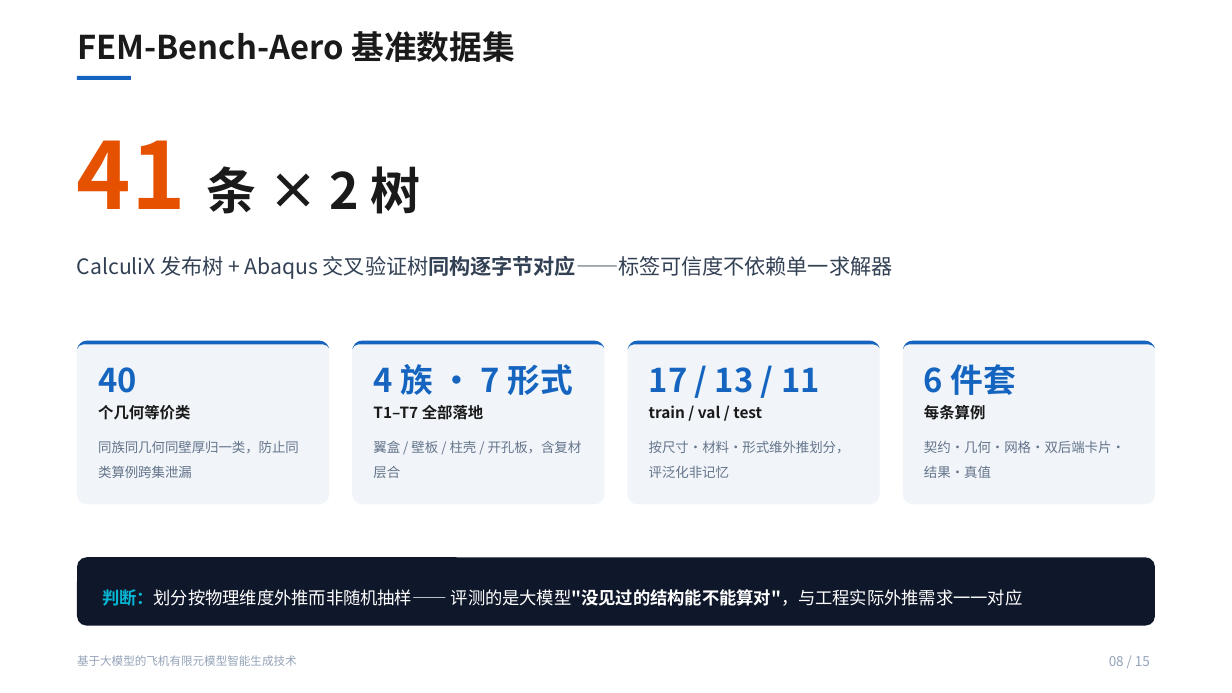
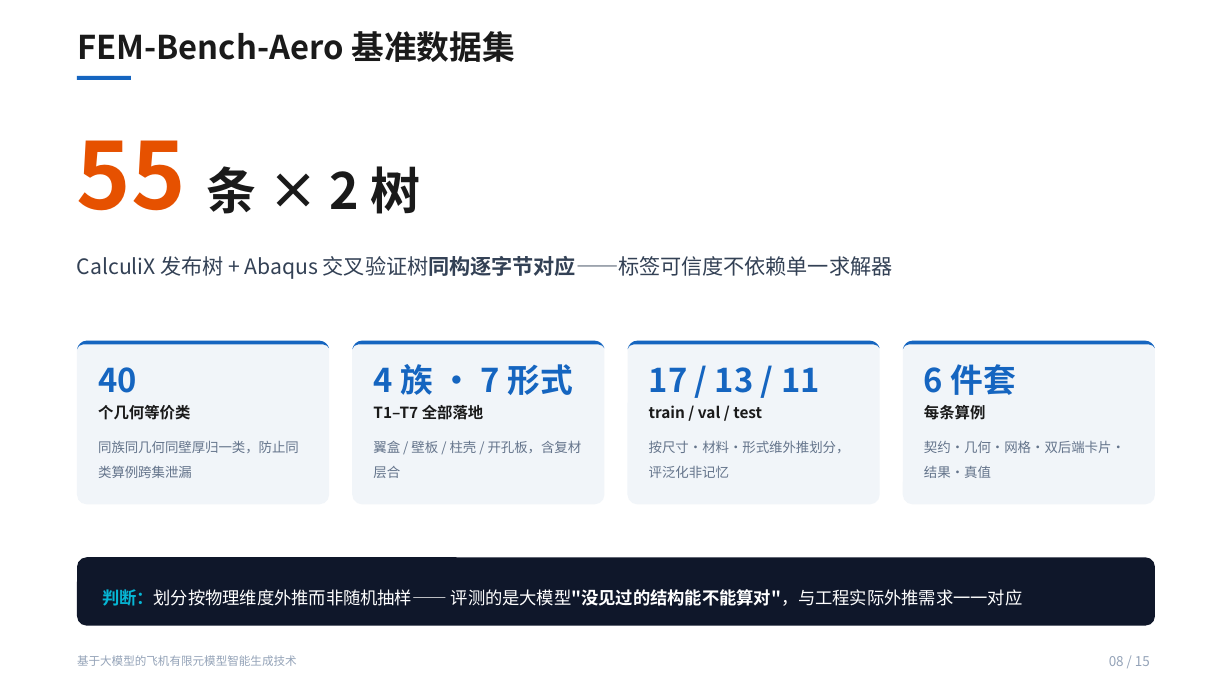
Before and after one commit to midknightwang-beep/FEM-Bench-Aero, a slide deck: slide 8 of 智能生成技术项目汇报/智能生成技术项目汇报.pptx. Drawn at 1232x693 pixels with LibreOffice and Linux fonts; fonts in the diff are those of the drawing. Boxes give left, top, right and bottom in pixels: in the first picture for what was removed or moved away, otherwise in the second. Text is boxed around its words. In the diff, an @@ line names an element or a change of style, - is before the commit and + after.

Commit message:
W1-3: 对外材料单一数字源（41→55 口径统一）
- 新增 make_external_numbers.py + external_numbers.json/.md（从权威 JSON 自动生成，禁手抄）
- 两份对外文档源稿(final_draft.md)与排版成品(stage2 HTML)数字统一：55 条×2树/54 类/25-17-13/55-55/110-110/54-54；关3 如实标注翼盒 34/34 机读+21 条分族取证
- 两份 docx 经 Stage3 管线重转；智能生成汇报 pptx slide8 41→55
- 两文档头部/正文加数字口径声明 + 命名后缀标注（内部命名，与公开 FEM-Bench 无关联）
- 历史里程碑段（M5 40 条/M6 41 条）保留原状不篡改
- B/C 承诺：对外 md/pptx 实测无 B/C 表述（内部方案文档保留定义）

```diff
--- a/智能生成技术项目汇报/智能生成技术项目汇报.pptx
+++ b/智能生成技术项目汇报/智能生成技术项目汇报.pptx
@@ text at (77,140,421,214): text changed @@
-41 条 × 2 树
+55 条 × 2 树
```
Also in this commit, not shown: 11 other files.
